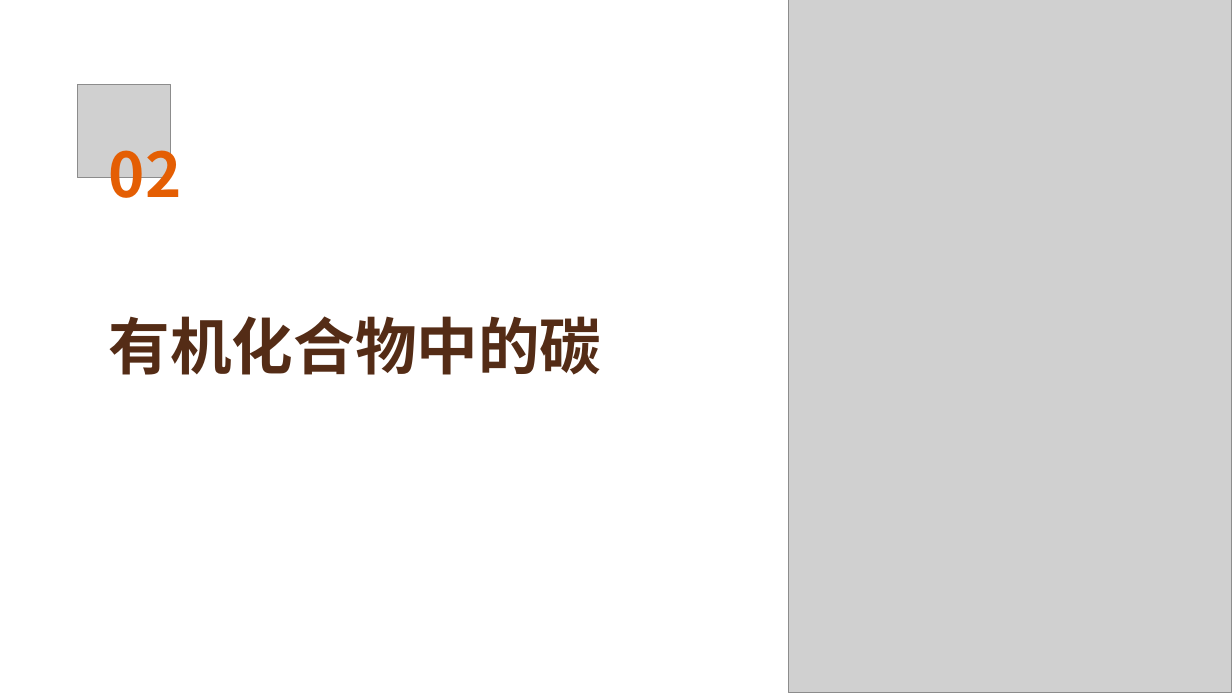
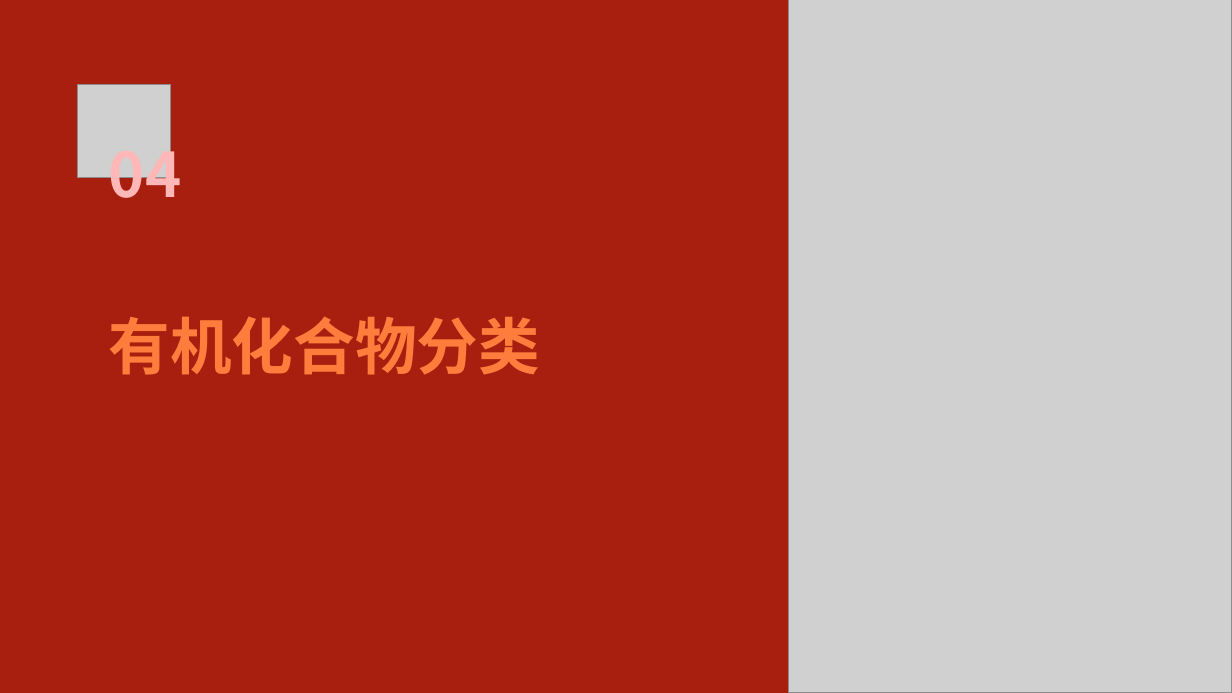
Before and after one commit to FlashLizard/Intelligent_Learning_Platform, a slide deck: slide 12 of src/generate_ppt/generate_ppt/testppt.ppt (slide 6 before the commit). Drawn at 1232x693 pixels with LibreOffice and Linux fonts; fonts in the diff are those of the drawing; grey boxes stand for pictures. Boxes give left, top, right and bottom in pixels: in the first picture for what was removed or moved away, otherwise in the second. Text is boxed around its words. In the diff, an @@ line names an element or a change of style, - is before the commit and + after.

```diff
--- a/src/generate_ppt/generate_ppt/testppt.ppt
+++ b/src/generate_ppt/generate_ppt/testppt.ppt
@@ background #FFFFFF to #A81F0F @@
@@ text at (109,134,182,213): text changed; text colour #E45E03 to #FFB7B7 @@
-02
+04
@@ text at (109,317,540,375): text changed; text colour #542C16 to #FF7D3C @@
-有机化合物中的碳
+有机化合物分类
```
Also in this commit, not shown: 13 other slides changed, 10 slides added, 1 slide removed, 17 other files.
